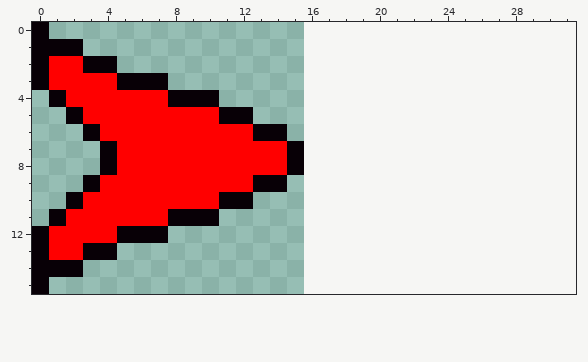
Pixel-art sprite, stored at public/images/units.png. The picture above was drawn from the file before the commit.
The file is 16x16 pixels. The old version is drawn lined up with the new one, on the new canvas.
The same view after the edit:
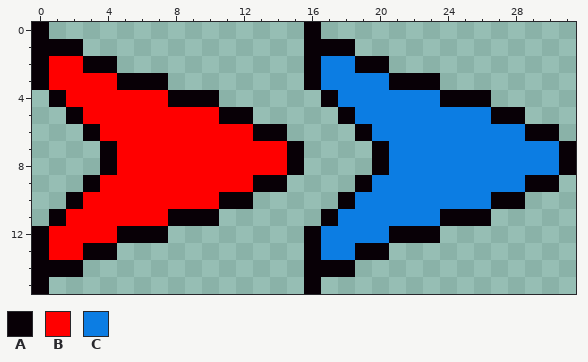
Palette (. is transparent): A #080006  B #ff0000  C #0c7de3
The commit says: update units.png 青の機体を追加
Edits made:
canvas 16x16 -> 32x16
@@ x 14..31 @@
- 0 ..................
- 1 ..................
- 2 ..................
- 3 ..................
- 4 ..................
- 5 ..................
- 6 A.................
- 7 BA................
- 8 BA................
- 9 A.................
-10 ..................
-11 ..................
-12 ..................
-13 ..................
-14 ..................
-15 ..................
+ 0 ..A...............
+ 1 ..AAA.............
+ 2 ..ACCAA...........
+ 3 ..ACCCCAAA........
+ 4 ...ACCCCCCAAA.....
+ 5 ....ACCCCCCCCAA...
+ 6 A....ACCCCCCCCCAA.
+ 7 BA....ACCCCCCCCCCA
+ 8 BA....ACCCCCCCCCCA
+ 9 A....ACCCCCCCCCAA.
+10 ....ACCCCCCCCAA...
+11 ...ACCCCCCAAA.....
+12 ..ACCCCAAA........
+13 ..ACCAA...........
+14 ..AAA.............
+15 ..A...............
Where, in picture pixels (left, top, right, bottom), the same in both pictures:
added: (304, 22, 576, 294)
